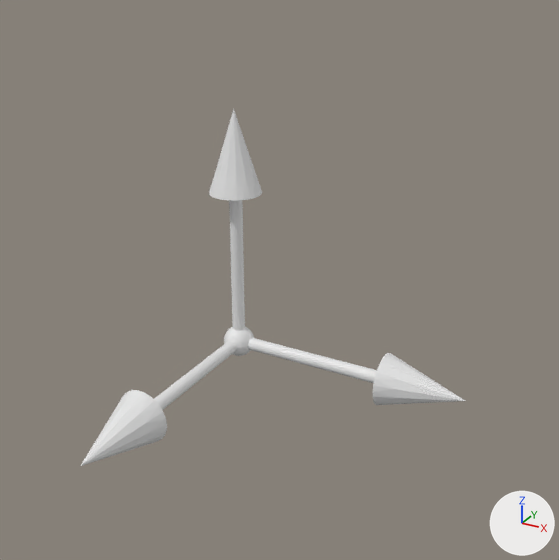
The OBJ model RaupCoilerII/resources/Axis.obj as it was, and as the next commit left it.
One viewpoint serves both versions: a 50 mm lens placed at (1.19, -1.891, 1.191), pointed at (0.373, -0.405, 0.449). The axes (+X, +Y, +Z) are drawn at lower right. The lights are the same throughout. The older version comes first. Where no turn or scale is listed for an object, it has been applied to the vertices.

In view in the first picture: 'Axis'.
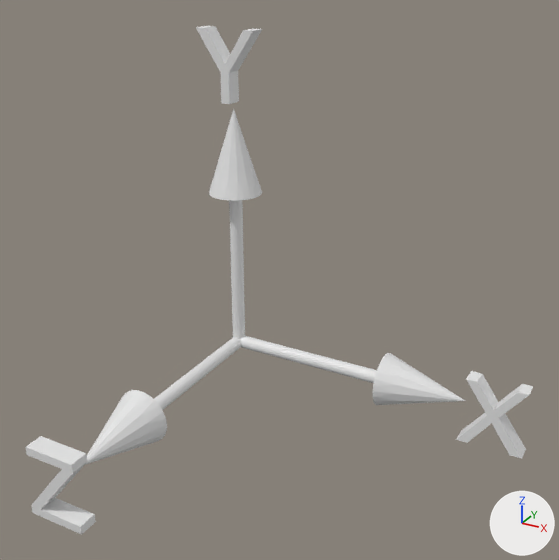
Pixel boxes (x1, y1, x2, y2) of what changed, in the pictures (559 x 560 px; the box of a moved part takes in the faces that stretch with it):
'Axis', reshaped (32% wider, 42% taller)
    before: (81, 109, 465, 466)
    after: (25, 26, 533, 535)
part 1 of me_axis, added
    after: (456, 371, 533, 459)
part 2 of me_axis, added
    after: (25, 436, 96, 535)
part 3 of me_axis, added
    after: (196, 26, 262, 104)
part 4 of me_axis, cut back
    both: (154, 200, 377, 410)
part 5 of me_axis, moved or reshaped
    both: (373, 353, 465, 405)

Edits to the bpy script that builds the scene:
```text
Change me_axis:
    used by ob_axis; location = (0.0, 0.0, 0.0)
    remove me_axis.from_pydata(...)  # 483 vertices, 962 faces; spans x -0.08..0.75, y -0.75..0.08, z -0.079..0.75
    add me_axis.from_pydata(...)  # 446 vertices, 872 faces; spans x -0.085..0.929, y -0.85..0.08, z -0.102..0.972
    me_axis part 1: a new loose piece of 36 vertices spanning x 0.746..0.929, y -0.05..0.0, z -0.101..0.099
    me_axis part 2: a new loose piece of 25 vertices spanning x -0.077..0.081, y -0.85..-0.8, z -0.102..0.098
    me_axis part 3: a new loose piece of 24 vertices spanning x -0.085..0.098, y -0.05..0.0, z 0.772..0.972
    me_axis part 4: 13 vertices moved from x -0.02..0.046, y -0.046..0.02, z -0.02..0.046 to x -0.019..0.019, y -0.02..0.02, z -0.019..0.02; 194 vertices removed from x -0.05..0.046, y -0.046..0.05, z -0.049..0.046; 63 vertices added at x -0.02..0.02, y -0.02..0.02, z -0.02..0.02
    me_axis part 5: 29 vertices moved from x 0.562..0.688, y -0.039..0.053, z -0.06..0.049 to x 0.562..0.688, y -0.036..0.054, z -0.058..0.047; 7 vertices removed from x 0.562, y -0.058..0.007, z -0.056..0.06; 10 vertices added at x 0.562..0.688, y -0.06..0.013, z -0.058..0.058
    other edits to the shape of me_axis do not show in these pictures
```
